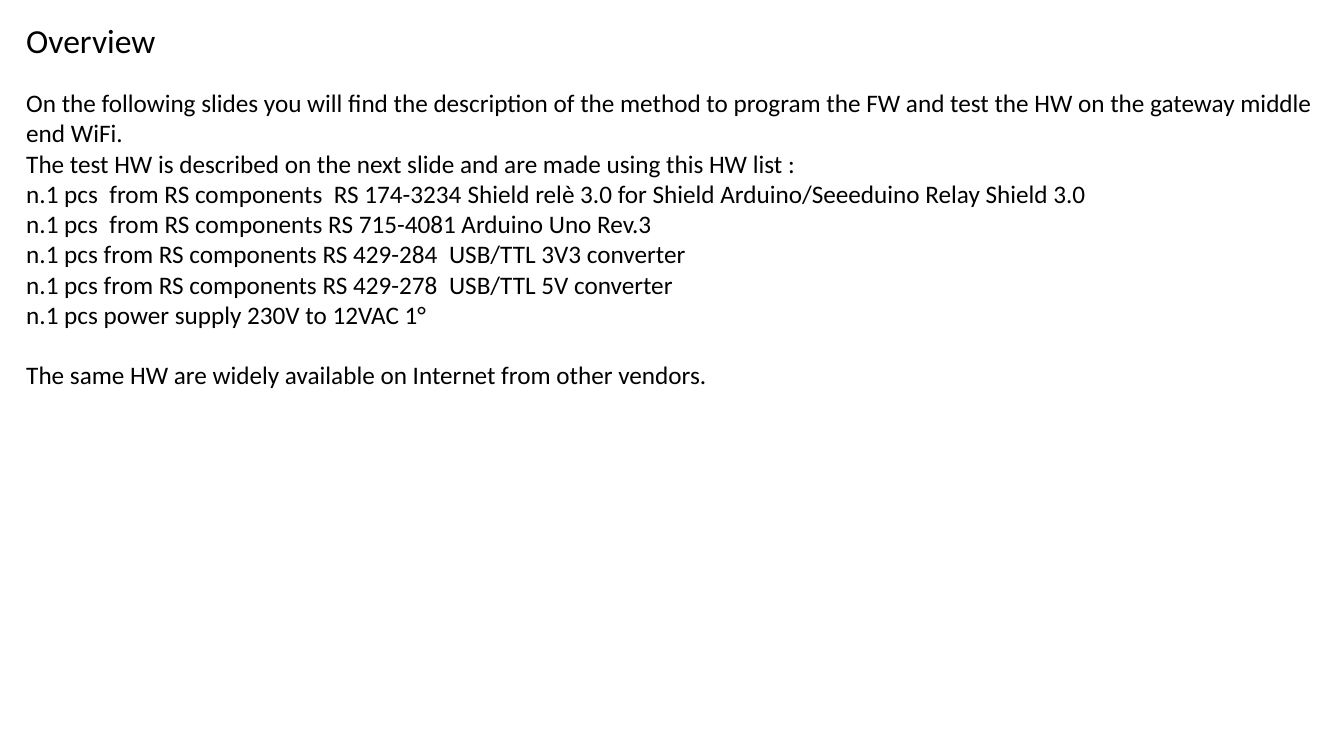
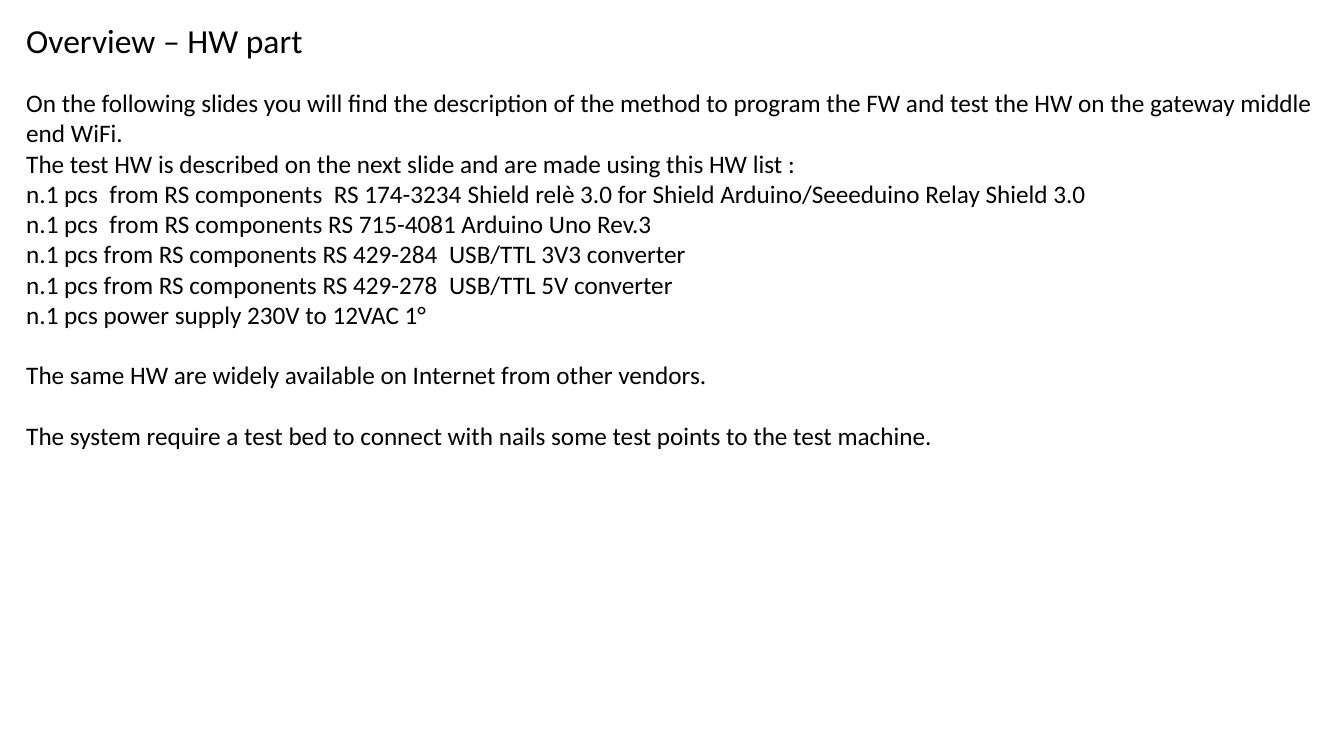
Before and after one commit to accarel/c780_carel_cloud_engine_binary, a slide deck: slide 2 of Utility/USR_Test_HW_Support/Documentation/C780_HW_TEST.pptx. Drawn at 1344x756 pixels with LibreOffice and Linux fonts; fonts in the diff are those of the drawing. Boxes give left, top, right and bottom in pixels: in the first picture for what was removed or moved away, otherwise in the second. Text is boxed around its words. In the diff, an @@ line names an element or a change of style, - is before the commit and + after.

```diff
--- a/Utility/USR_Test_HW_Support/Documentation/C780_HW_TEST.pptx
+++ b/Utility/USR_Test_HW_Support/Documentation/C780_HW_TEST.pptx
@@ text at (26, 30, 303, 59): text changed @@
-Overview
+Overview – HW part
@@ text at (26, 427, 932, 449): paragraph added @@
+The system require a test bed to connect with nails some test points to the test machine.
```
Also in this commit, not shown: 2 other slides changed, 1 slide added.
